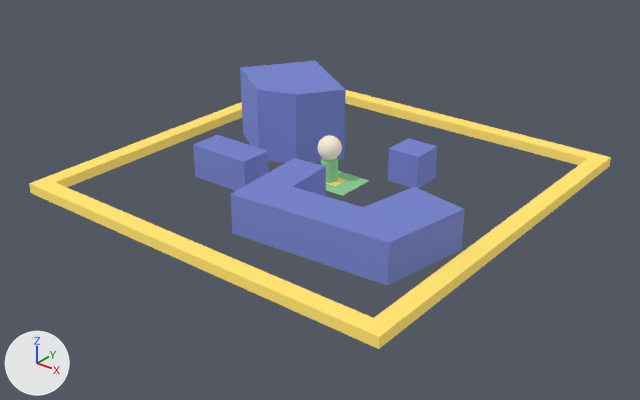
Two versions of the glTF model glb/object.glb, one commit apart.
One viewpoint serves both versions: a 50 mm lens placed at (14.51, -18.58, 10.74), pointed at (0.28, -0.79, -0.29). Lighting does not change. The marker at lower left points along +X, +Y and +Z. Where no turn or scale is listed for an object, it has been applied to the vertices. Vertices at the same position are counted once.

Names of what the first picture shows: 'Body1', 'Body1.001', 'Body1.002', 'Body2', 'Body2.001', 'Body2.002', 'Body3', 'Body4', 'Body5'.
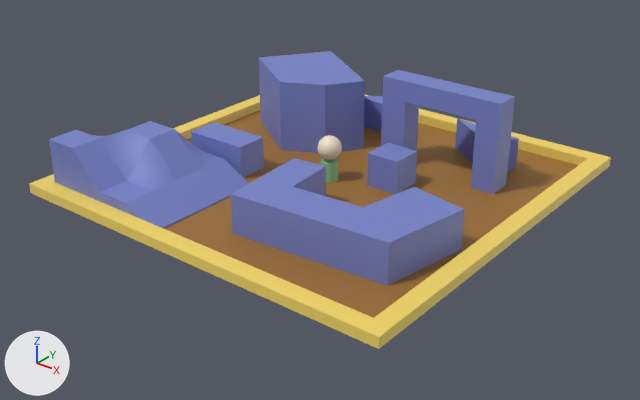
Boxes [x1, y1, x2, y2] around the edits, measured in the pictures (640 x 400 px):
'Body4', surface changed, recoloured
    both: [29, 90, 611, 349]
'ground', added (brown)
    after: [165, 110, 578, 318]
'Body5', surface changed, recoloured
    both: [231, 158, 465, 286]
'Body8', added (blue)
    after: [49, 121, 249, 229]
'Body3', reshaped
    before: [240, 61, 345, 163]
    after: [259, 51, 365, 153]
'Body10', added (blue)
    after: [381, 70, 515, 194]
'Body2.001', deleted (blue)
    before: [193, 135, 269, 191]
'Body1', surface changed, recoloured, reshaped, moved
    before: [326, 171, 369, 196]
    after: [367, 143, 417, 194]
'Body2', surface changed, recoloured, reshaped, moved
    before: [326, 177, 346, 186]
    after: [191, 122, 264, 178]
'Body1.001', surface changed, recoloured
    both: [321, 138, 437, 188]
'Body7', added (blue)
    after: [455, 118, 519, 171]
'Body6', added (blue)
    after: [364, 96, 383, 133]
'Body2.002', surface changed
    both: [317, 135, 342, 160]
'Body1.002', deleted
    before: [321, 158, 338, 183]
part 2 of me_body2, added (blue)
    after: [191, 122, 264, 178]
part 3 of me_body2, deleted
    before: [326, 177, 346, 186]
part 5 of me_body1_001, added
    after: [321, 158, 338, 183]
part 6 of me_body1_001, deleted (blue)
    before: [388, 138, 437, 188]

The change, as a diff of the scene's bpy script:
```diff
--- a/glb/object.glb.py
+++ b/glb/object.glb.py
@@ mat_plastic___matte__blue @@
 mat_plastic___matte__blue.base_color = (0.188, 0.231, 0.588)  # blue #7884ca
-mat_plastic___matte__blue.metallic = 0.439
-mat_plastic___matte__blue.roughness = 1.0
-mat_plastic___matte__blue.emission_color = (0.0376, 0.0463, 0.118)  # dark blue #373d60
-mat_plastic___matte__blue.emission_strength = 1.0
+mat_plastic___matte__blue.roughness = 0.553
@@ mat_plastic___glossy__yellow @@
 mat_plastic___glossy__yellow.base_color = (0.91, 0.678, 0.137)  # yellow #f5d767
-mat_plastic___glossy__yellow.roughness = 1.0
-mat_plastic___glossy__yellow.emission_color = (0.182, 0.136, 0.0275)  # dark yellow #76672e
-mat_plastic___glossy__yellow.emission_strength = 1.0
+mat_plastic___glossy__yellow.roughness = 0.553
@@ mat_plastic___glossy__green @@
 mat_plastic___glossy__green.roughness = 1.0
-mat_plastic___glossy__green.emission_color = (0.0533, 0.118, 0.0565)  # dark green #416043
-mat_plastic___glossy__green.emission_strength = 1.0
@@ mat_paek__beige @@
 mat_paek__beige.roughness = 1.0
-mat_paek__beige.emission_strength = 0.16
@@ me_body1 @@
 # used by ob_body1; parent = ob_field_test_v1; location = (0.0, 0.0, 0.0)
-me_body1.from_pydata(...)  # 8 vertices, 8 faces; spans x -5.21..5.21, y 0.0, z -3.51..3.51
-me_body1.materials.append(mat_plastic___matte__green)  # green #8dca91
+me_body1.from_pydata(...)  # 14 vertices, 24 faces; spans x 109.78..209.78, y 0.0..100.0, z -134.97..-34.97
+# me_body1 part 1: 8 vertices removed from x -5.21..5.21, y 0.0, z -3.51..3.51; 14 vertices added at x 109.78..209.78, y 0.0..100.0, z -134.97..-34.97
+me_body1.materials.append(mat_plastic___matte__blue)  # blue #7884ca
@@ me_body2 @@
 # used by ob_body2; parent = ob_field_test_v1; location = (0.0, 0.0, 0.0)
-me_body2.from_pydata(...)  # 5 vertices, 4 faces; spans x -2.29..2.29, y 0.0, z -1.54..1.54
-me_body2.materials.append(mat_plastic___matte__yellow)  # yellow #f5d768
+me_body2.from_pydata(...)  # 14 vertices, 24 faces; spans x -402.01..-202.01, y 0.0..100.0, z 60.02..160.02
+# me_body2 part 2: 14 vertices added at x -402.01..-202.01, y 0.0..100.0, z 60.02..160.02
+# me_body2 part 3: 5 vertices removed from x -2.29..2.29, y 0.0, z -1.54..1.54
+me_body2.materials.append(mat_plastic___matte__blue)  # blue #7884ca
@@ me_body1_001 @@
-me_body1_001.from_pydata(...)  # 14 vertices, 24 faces; spans x 1.367..2.367, y 1.0..2.0, z 0.0..1.0
-me_body1_001.materials.append(mat_plastic___matte__blue)  # blue #7884ca
+me_body1_001.from_pydata(...)  # 186 vertices, 368 faces; spans x -0.25..0.25, y -0.25..0.25, z 0.0..0.6
+# me_body1_001 part 5: 186 vertices added at x -0.25..0.25, y -0.25..0.25, z 0.0..0.6
+# me_body1_001 part 6: 14 vertices removed from x 1.367..2.367, y 1.0..2.0, z 0.0..1.0
+me_body1_001.materials.append(mat_plastic___glossy__green)  # green #8dca91
@@ me_body3 @@
-me_body3.from_pydata(...)  # 17 vertices, 30 faces; spans x -4.48..-0.57, y -0.16..3.17, z 0.0..2.23
+me_body3.from_pydata(...)  # 17 vertices, 30 faces; spans x -4.76..-0.59, y 0.8..4.35, z 0.0..2.23
+# me_body3 part 4: 17 of 17 vertices moved; they spanned x -4.48..-0.57, y -0.16..3.17, z 0.0..2.23 and now span x -4.76..-0.59, y 0.8..4.35, z 0.0..2.23; mean shift (-0.09, 1.1, 0.0); largest move (-1.43, 0.21, 0.0) -> (-1.3, 1.43, 0.0)
 me_body3.materials.append(mat_plastic___matte__blue)
@@ me_body9 @@
+me_body9.from_pydata([(-5.5, -5.5, 0.0), (5.5, -5.5, 0.0), (5.5, 5.5, 0.0), (-5.5, 5.5, 0.0), (0.0, 0.0, 0.0)], [], [(3, 0, 4), (4, 0, 1), (4, 1, 2), (2, 3, 4)])
+me_body9.materials.append(mat_granite___red)  # brown #9e7032
@@ ob_body1 @@
 ob_body1 = bpy.data.objects.new('Body1', me_body1)
-ob_body1.parent = ob_field_test_v1
+ob_body1.parent = ob_field_v2
 ob_body1.location = (0.0, 0.0, 0.0)
@@ ob_body2 @@
 ob_body2 = bpy.data.objects.new('Body2', me_body2)
-ob_body2.parent = ob_field_test_v1
+ob_body2.parent = ob_field_v2
 ob_body2.location = (0.0, 0.0, 0.0)
@@ ob_body2_001 @@
-ob_body2_001 = bpy.data.objects.new('Body2.001', me_body2_001)
@@ ob_body1_002 @@
-ob_body1_002 = bpy.data.objects.new('Body1.002', me_body1_002)
@@ ob_ground @@
+ob_ground = bpy.data.objects.new('ground', me_body9)
+ob_ground.location = (0.0, 0.0, 0.0)
@@ ob_body8 @@
+ob_body8 = bpy.data.objects.new('Body8', me_body8)  # 612 vertices, 1220 faces; spans x -5.5..-1.44, y -5.5..-1.8, z 0.0..1.6; in mat_plastic___matte__blue (blue #7884ca)
+ob_body8.location = (0.0, 0.0, 0.0)
@@ ob_body7 @@
+ob_body7 = bpy.data.objects.new('Body7', me_body7)  # 11 vertices, 18 faces; spans x 1.62..3.91, y 3.13..4.37, z 0.0..1.0; in mat_plastic___matte__blue (blue #7884ca)
+ob_body7.location = (0.0, 0.0, 0.0)
@@ ob_body6 @@
+ob_body6 = bpy.data.objects.new('Body6', me_body6)  # 11 vertices, 18 faces; spans x -2.0..-0.06, y 3.82..4.95, z 0.0..1.0; in mat_plastic___matte__blue (blue #7884ca)
+ob_body6.location = (0.0, 0.0, 0.0)
@@ ob_body10 @@
+ob_body10 = bpy.data.objects.new('Body10', me_body10)  # 24 vertices, 44 faces; spans x 0.36..4.21, y 2.07..2.84, z 0.0..2.68; in mat_plastic___matte__blue (blue #7884ca)
+ob_body10.location = (0.0, 0.0, 0.0)
```
